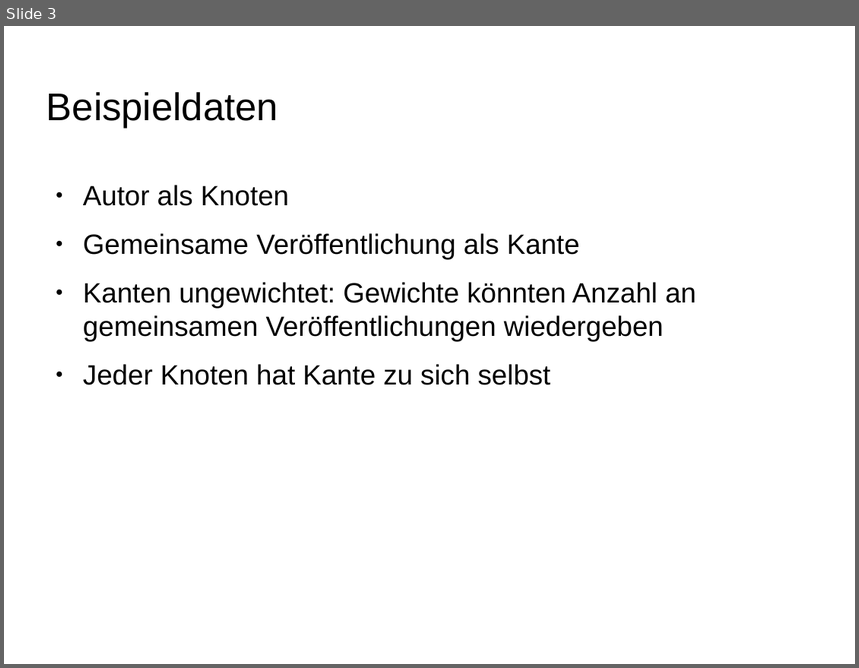
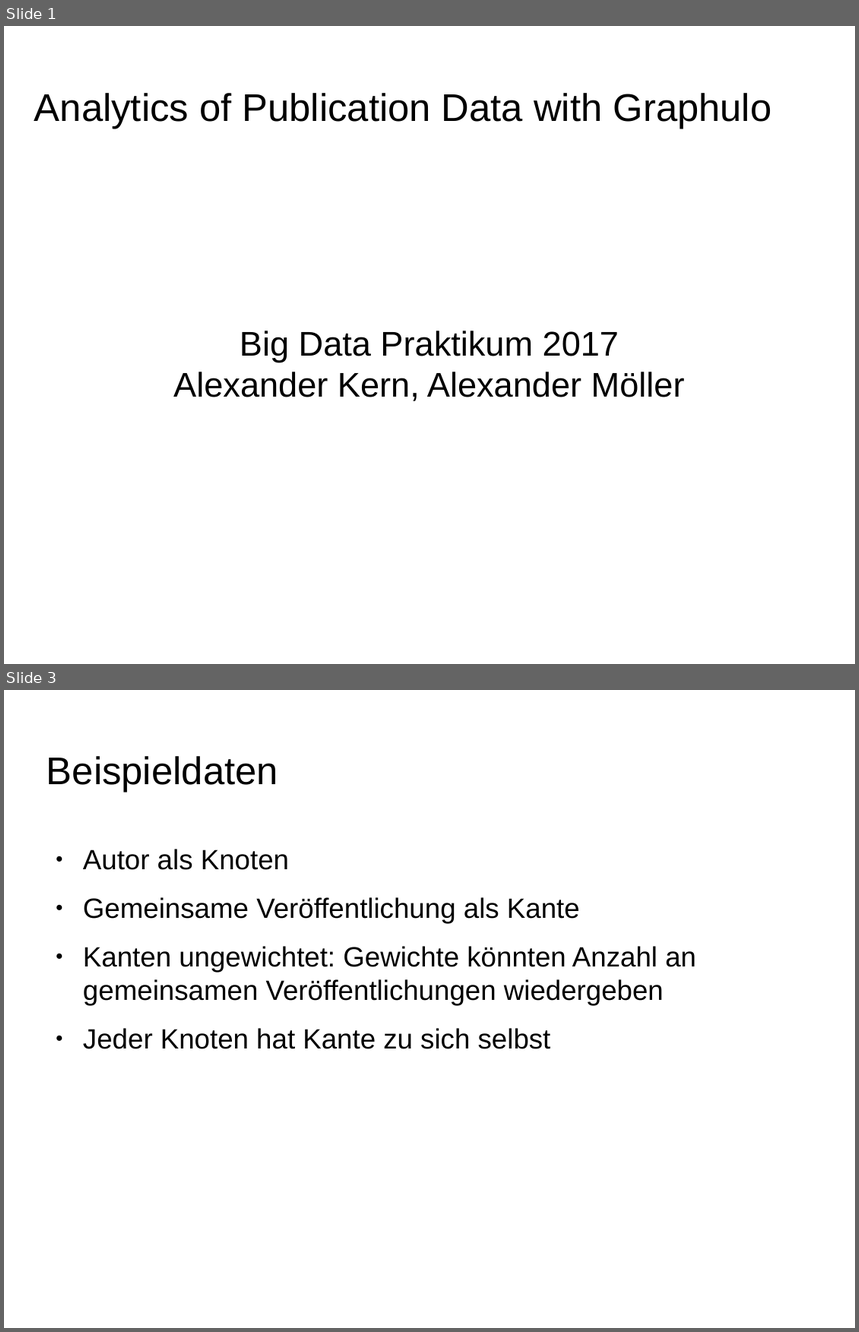
Before and after one commit to ScaDS/dblp-graphulo, a slide deck: doc/testat2.odp. Shown one above the other, each under a label of ours: slide 3 before the commit, slides 1 and 3 after it; the slides between them are not shown. The pictures are 859x668 and 859x1332 pixels, drawn with LibreOffice and Linux fonts; fonts in the diff are those of the drawing; background and template pictures are left out. Boxes give left, top, right and bottom in pixels: in the first picture for what was removed or moved away, otherwise in the second. Text is boxed around its words. In the diff, an @@ line names an element or a change of style, - is before the commit and + after.

```diff
--- a/doc/testat2.odp
+++ b/doc/testat2.odp
@@ slide 1 added at (4,26,855,664), background picture (left out) @@
@@ title added at (34,93,772,129), 36 pt, text #000000 @@
+Analytics of Publication Data with Graphulo
@@ subtitle added at (173,331,685,401), 32 pt, text #000000 @@
+Big Data Praktikum 2017
+Alexander Kern, Alexander Möller
```
Also in this commit, not shown: 8 slides changed, 1 slide removed, 2 other files.
